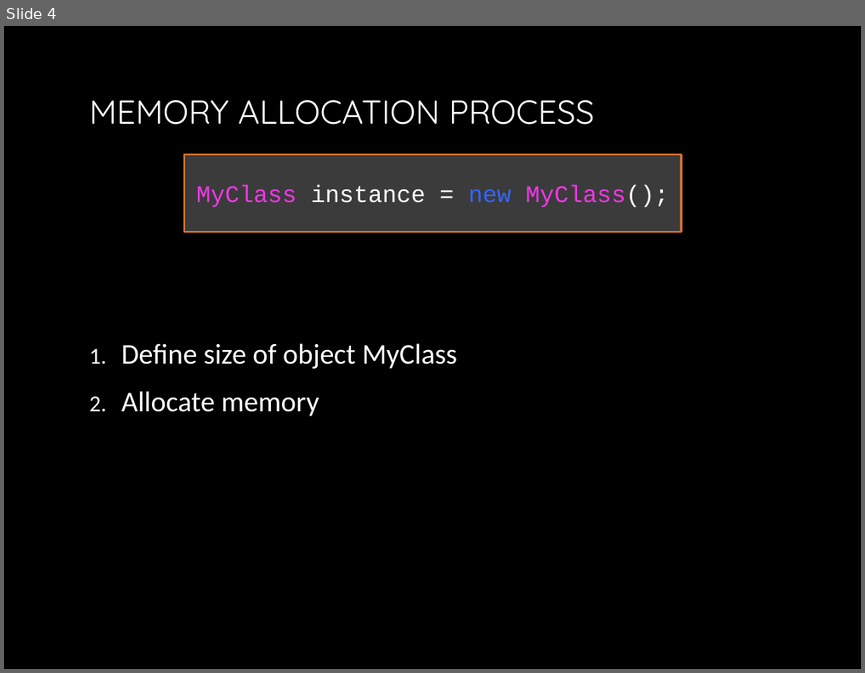
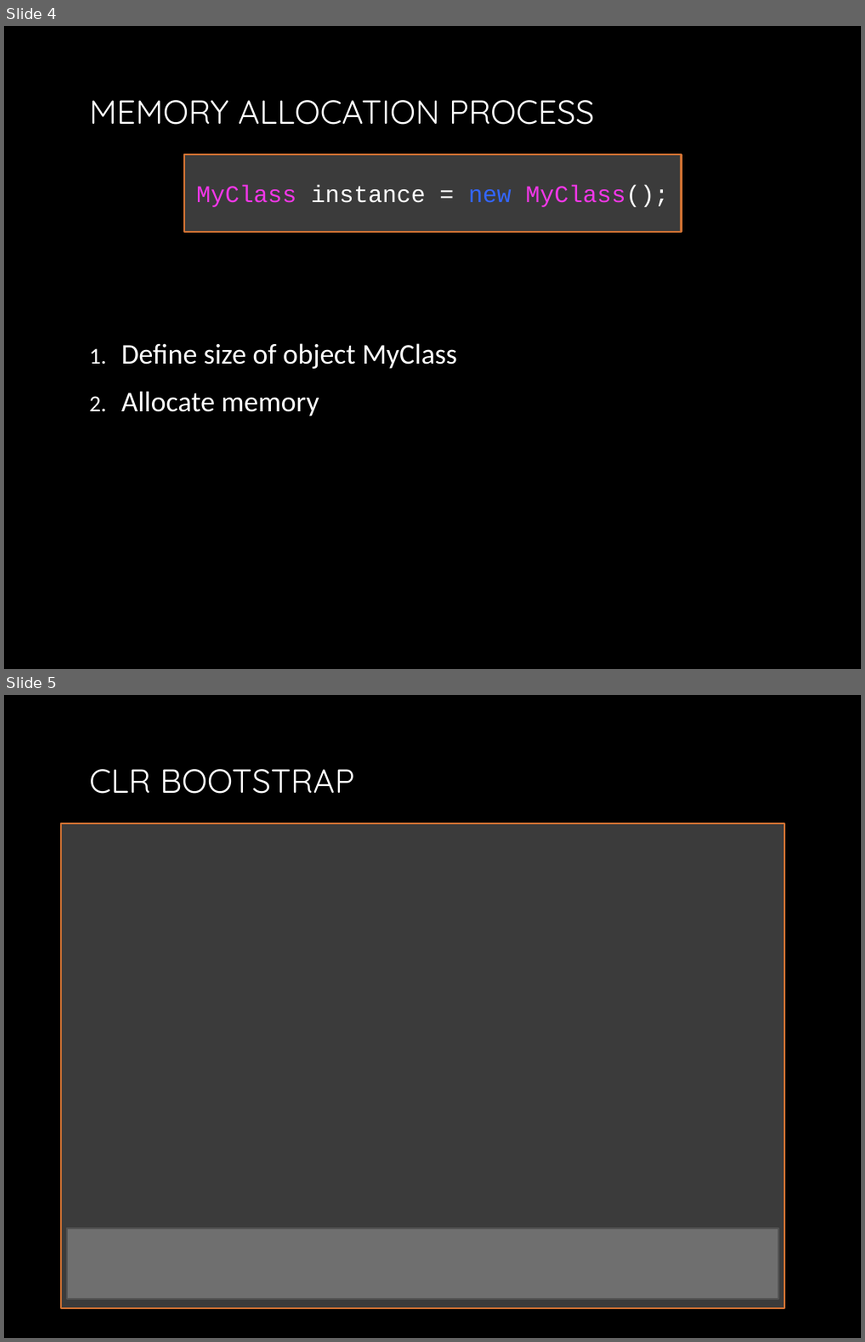
Before and after one commit to yuriyshapovalov/slides, a slide deck: ppt/Garbage collection in dotnet.pptx. Shown one above the other, each under a label of ours: slide 4 before the commit, slides 4 and 5 after it. The pictures are 865x673 and 865x1342 pixels, drawn with LibreOffice and Linux fonts; fonts in the diff are those of the drawing; background and template pictures are left out. Boxes give left, top, right and bottom in pixels: in the first picture for what was removed or moved away, otherwise in the second. Text is boxed around its words. In the diff, an @@ line names an element or a change of style, - is before the commit and + after.

```diff
--- a/ppt/Garbage collection in dotnet.pptx
+++ b/ppt/Garbage collection in dotnet.pptx
@@ slide 5 added at bbox=[4, 695, 861, 1338], background picture (left out) @@
@@ title added at bbox=[89, 769, 355, 794], 28 pt, text gradient #FFFFFF to #BFBFBF @@
+CLR BOOTSTRAP
@@ rectangle added at bbox=[62, 823, 784, 1308], fill #3B3B3B, outline #CF7133 1.5 pt @@
@@ rectangle added at bbox=[68, 1228, 779, 1299], fill #6F6F6F, outline #525252 1.5 pt @@
```
Also in this commit, not shown: 1 other slide added, 1 slide removed.
